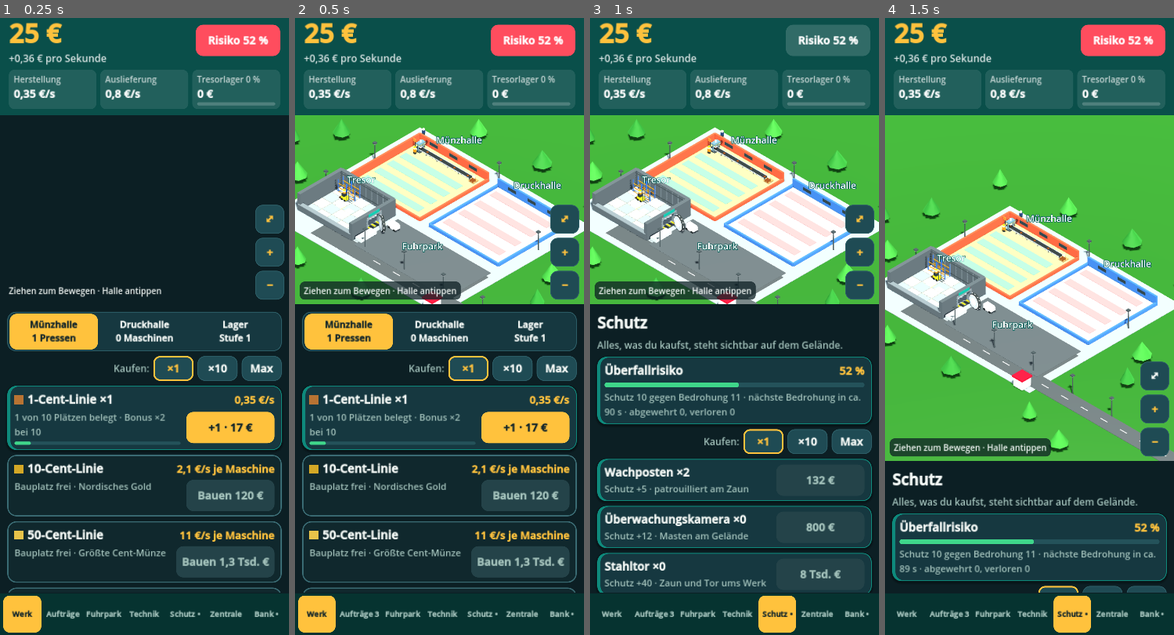
Above: before the commit, frames 1-4 (left to right).
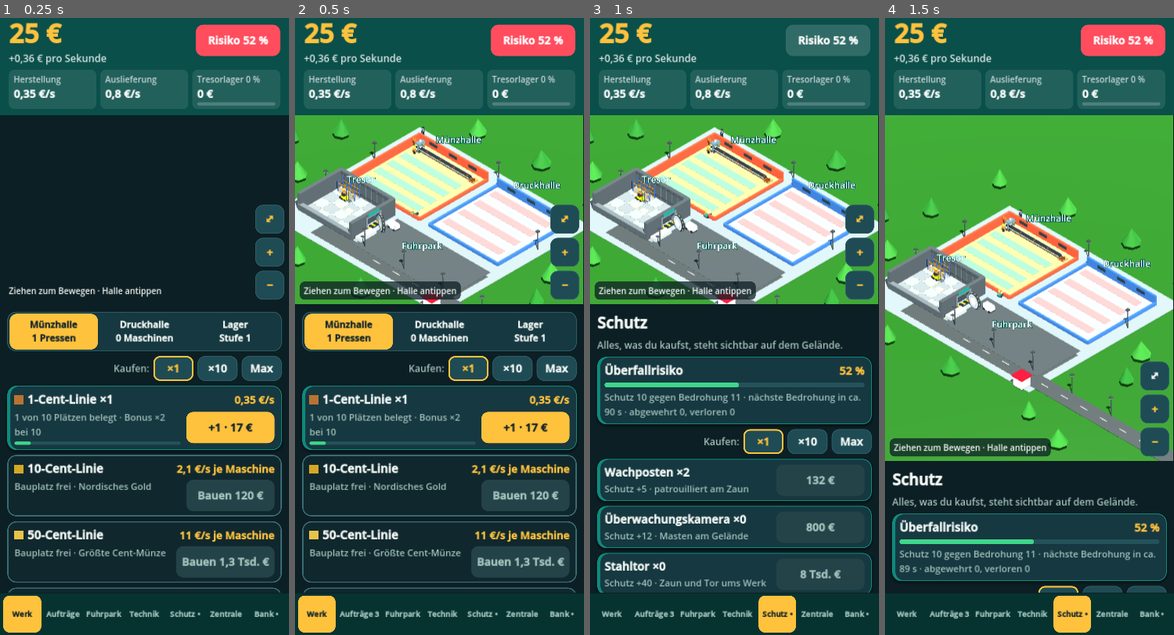
Above: after the commit, the same moments.

Repository: robertpahl1987-creator/bundesbank-idle
Game: Godot game, scene res://main.tscn
The game is run twice, just before and just after one commit, with the same random seed, the same clock (stepped at 60 frames per second) and the same inputs.
Inputs:
- Up to frame 1 (0.25 s): no input
- Up to frame 2 (0.5 s): no input
- Up to frame 3 (1 s): click "Risiko 52 %" at 0.5 s
- Up to frame 4 (1.5 s): click "⤢" at 1.25 s

Frame 1 is identical in both runs. In frame 2, 3.0% of the frame differs, in the area x 0-100%, y 15-47%; in frame 3, 3.0%; in frame 4, 3.5%, in the area x 0-100%, y 15-72%.

Commit message:
Schärfere Grafik und sichtbarer Fortschritt
- 3D in voller Bildschirmauflösung, Grafikstufe Ultra (4x MSAA, feine Schatten)
- Mauer in 4 Ausbaustufen (Zaun, Betonmauer, Stacheldraht + Wachtürme, Suchscheinwerfer)
- Realistischere Kameras und Figuren (Beine, Arme, Gesicht, Uniformen)
- Elektro-Wagen bringen das Geld von den Hallen zum Tresor

Co-Authored-By: Claude Opus 5.5 <noreply@anthropic.com>
Claude-Session: https://claude.ai/code/session_017FzJGnvAkc8ZWZi8Mp49PX

Diff:
--- a/godot/main.gd
+++ b/godot/main.gd
@@ -241,6 +241,29 @@
 	l_update.text = "Das direkte Update hat nicht geklappt. Tippe auf „Im Browser laden“ – danach die Datei öffnen und installieren."
 	upd_browser.visible = true
 var world_big := false
+var world_svc: SubViewportContainer
+
+const GFX_NAMES := ["Sparsam", "Hoch", "Ultra"]
+const GFX_RES := [0.5, 0.8, 1.0]
+
+## Das 3D-Werk in der echten Pixel-Auflösung des Handys zeichnen (statt hochskaliert)
+func update_world_res() -> void:
+	if world_svc == null or world == null:
+		return
+	var sc: float = get_viewport().get_final_transform().get_scale().x
+	if sc <= 0.0:
+		sc = 1.0
+	var q: float = GFX_RES[clamp(int(S.get("gfx", 2)), 0, 2)]
+	var f: float = max(sc * q, 0.5)
+	var px := Vector2i(max(1, int(world_box.size.x * f)), max(1, int(world_box.size.y * f)))
+	var sv: SubViewport = world.get_viewport()
+	sv.size = px
+	world_svc.size = Vector2(px)
+	world_svc.scale = Vector2.ONE / f
+	world_svc.position = Vector2.ZERO
+	var g := int(S.get("gfx", 2))
+	sv.msaa_3d = [Viewport.MSAA_DISABLED, Viewport.MSAA_2X, Viewport.MSAA_4X][clamp(g, 0, 2)]
+	sv.screen_space_aa = Viewport.SCREEN_SPACE_AA_DISABLED
 
 # ---------------------------------------------------------------- Zustand
 func now() -> float:
@@ -250,7 +273,7 @@
 	return {cash=25.0, stock=0.0, lv=0, total=0.0, life=0.0, l={"c1": 1}, v={"v1": 1}, t={}, f={}, g={"g1": 2},
 		rep=0, next=90.0, warn=0.0, gang=0, won=0, lost=0, log=[], ts=now(), mig1=1, orders=[], odone=0,
 		mgr={}, auto={}, sites={}, shred=0, gold=0, zins=2, fx=[], gt=0.0, ev_next=240.0, ev_cur="", daily_day=0, streak=0,
-		box_ts=0.0, ach={}, coins=[], fakes=0, gfx=1, hunt_next=60.0, escort=0, museum=0, amb_next=300.0, comm_next=300.0}
+		box_ts=0.0, ach={}, coins=[], fakes=0, gfx=2, hunt_next=60.0, escort=0, museum=0, amb_next=300.0, comm_next=300.0}
 
 func load_game() -> void:
 	S = blank()
@@ -834,12 +857,16 @@
 	bold_font.base_font = base
 	bold_font.variation_embolden = 0.9
 	load_game()
+	if not S.has("gfx_v3"):
+		S["gfx"] = 2
+		S["gfx_v3"] = 1
 	if not S.has("mig1"):
 		S["g"]["g1"] = max(cnt("g", "g1"), 2)
 		S["mig1"] = 1
 	if OS.has_environment("BB_VIEW"):
 		view = OS.get_environment("BB_VIEW")
 	build_ui()
+	call_deferred("update_world_res")
 	offline_catchup()
 	render()
 	http = HTTPRequest.new()
@@ -940,7 +967,7 @@
 	wframe += 1
 	if scroll_quiet < 0.35:
 		sv.render_target_update_mode = SubViewport.UPDATE_DISABLED
-	elif int(S.get("gfx", 1)) == 1 or wframe % 2 == 0:
+	elif int(S.get("gfx", 2)) >= 1 or wframe % 2 == 0:
 		sv.render_target_update_mode = SubViewport.UPDATE_ONCE
 	else:
 		sv.render_target_update_mode = SubViewport.UPDATE_DISABLED
@@ -1129,14 +1156,15 @@
 	world_box.custom_minimum_size = Vector2(0, 470)
 	world_box.clip_contents = true
 	root.add_child(world_box)
-	var svc := SubViewportContainer.new()
-	svc.stretch = true
-	svc.set_anchors_preset(Control.PRESET_FULL_RECT)
+	world_svc = SubViewportContainer.new()
+	var svc := world_svc
+	svc.stretch = false
 	world_box.add_child(svc)
 	var sv := SubViewport.new()
 	sv.msaa_3d = Viewport.MSAA_2X
 	sv.name = "WorldViewport"
 	svc.add_child(sv)
+	world_box.resized.connect(update_world_res)
 	world = preload("res://world.gd").new()
 	world.main = self
 	sv.add_child(world)
@@ -1646,10 +1674,11 @@
 	lg.size_flags_horizontal = Control.SIZE_EXPAND_FILL
 	rg.add_child(lg)
 	lg.add_child(lbl("Grafik", 29, C_INK, true))
-	lg.add_child(lbl("Hoch: Schatten und Kantenglättung. Sparsam: läuft flüssiger auf älteren Handys.", 23, C_MUT, false, true))
-	rg.add_child(btn("Hoch" if int(S["gfx"]) == 1 else "Sparsam", func():
-		S["gfx"] = 0 if int(S["gfx"]) == 1 else 1
+	lg.add_child(lbl("Ultra: volle Bildschirmschärfe, 4-fache Kantenglättung, feine Schatten. Hoch: etwas weniger scharf, schneller. Sparsam: für ältere Handys.", 23, C_MUT, false, true))
+	rg.add_child(btn(GFX_NAMES[clamp(int(S["gfx"]), 0, 2)], func():
+		S["gfx"] = (int(S["gfx"]) + 2) % 3
 		world.apply_quality()
+		update_world_res()
 		save_game()
 		render(), "light", 200))
 
--- a/godot/world.gd
+++ b/godot/world.gd
@@ -41,7 +41,9 @@
 	parts.append("lv%d" % min(int(S["lv"]), 6))
 	for k in ["t8", "t11", "t12"]:
 		parts.append(k + str(int(main.has_flag("t", k))))
-	var caps := {"g1": 8, "g2": 8, "g3": 1, "g4": 1, "g5": 1, "g6": 3, "g7": 1, "g8": 4, "g9": 4, "g10": 1}
+	parts.append("wt%d" % wall_tier())
+	parts.append("cart%d" % cart_count())
+	var caps := {"g1": 8, "g2": 12, "g4": 1, "g5": 1, "g6": 3, "g7": 1, "g8": 4, "g9": 4, "g10": 1}
 	for k in caps.keys():
 		parts.append(k + str(min(cnt("g", k), caps[k])))
 	var tot := 0
@@ -191,13 +193,61 @@
 		var relief := C(r * 0.42, r * 0.42, h + 0.014, "#000000", x, y + 0.002, z, p, 16)
 		relief.material_override = metal(sp.ring, 0)
 
-func person(col: String, p: Node3D, helmet := false) -> Node3D:
+const SKIN := ["#f1c9a5", "#d9a77e", "#a8744f", "#f5d6bd"]
+const HAIR := ["#3b2a1e", "#1b1b1b", "#8a5a2b", "#c9a15a", "#5a3a22"]
+
+## Figur mit Beinen, Schuhen, Armen, Händen, Kopf, Haaren und Gesicht
+func person(col: String, p: Node3D, helmet := false, style := "") -> Node3D:
 	var g := Node3D.new()
-	B(0.34, 0.3, 0.24, "#2b3436", 0, 0.15, 0, g)
-	B(0.4, 0.5, 0.28, col, 0, 0.55, 0, g)
-	B(0.28, 0.28, 0.28, "#f1c9a5", 0, 0.95, 0, g)
-	if helmet:
-		B(0.32, 0.1, 0.32, "#ffd21a", 0, 1.13, 0, g)
+	var skin: String = SKIN[randi() % SKIN.size()]
+	var pants := "#2b3436"
+	if style == "guard" or style == "police":
+		pants = "#1c2a40"
+	elif style == "soldier":
+		pants = "#3f4a2a"
+	elif style == "manager":
+		pants = "#2a2f3a"
+	# Beine und Schuhe
+	B(0.13, 0.4, 0.15, pants, -0.08, 0.26, 0, g)
+	B(0.13, 0.4, 0.15, pants, 0.08, 0.26, 0, g)
+	B(0.14, 0.06, 0.21, "#141414", -0.08, 0.03, 0.03, g)
+	B(0.14, 0.06, 0.21, "#141414", 0.08, 0.03, 0.03, g)
+	# Oberkörper und Arme
+	B(0.36, 0.4, 0.22, col, 0, 0.66, 0, g)
+	B(0.1, 0.38, 0.12, col, -0.24, 0.65, 0, g)
+	B(0.1, 0.38, 0.12, col, 0.24, 0.65, 0, g)
+	B(0.09, 0.08, 0.1, skin, -0.24, 0.42, 0, g)
+	B(0.09, 0.08, 0.1, skin, 0.24, 0.42, 0, g)
+	B(0.36, 0.05, 0.23, "#1a1a1a", 0, 0.48, 0, g)
+	# Kopf, Gesicht
+	B(0.12, 0.06, 0.12, skin, 0, 0.89, 0, g)
+	B(0.25, 0.26, 0.24, skin, 0, 1.04, 0, g)
+	B(0.04, 0.035, 0.01, "#1a1a1a", -0.06, 1.06, 0.123, g)
+	B(0.04, 0.035, 0.01, "#1a1a1a", 0.06, 1.06, 0.123, g)
+	B(0.08, 0.02, 0.01, "#8a4a3a", 0, 0.98, 0.123, g)
+	match style:
+		"guard", "police":
+			B(0.27, 0.07, 0.27, "#16233a", 0, 1.2, 0, g)
+			B(0.27, 0.025, 0.1, "#16233a", 0, 1.17, 0.16, g)
+			B(0.37, 0.12, 0.23, "#ffd21a" if style == "police" else "#c9d2d5", 0, 0.72, 0.005, g)
+		"soldier":
+			B(0.29, 0.1, 0.29, "#3f4a2a", 0, 1.2, 0, g)
+			B(0.37, 0.3, 0.24, "#4b5a32", 0, 0.68, 0, g)
+		"manager":
+			B(0.27, 0.07, 0.25, HAIR[randi() % HAIR.size()], 0, 1.19, -0.01, g)
+			B(0.07, 0.3, 0.01, "#c8102e", 0, 0.68, 0.115, g)
+			B(0.37, 0.4, 0.2, "#2a2f3a", 0, 0.66, -0.02, g)
+		"robber":
+			B(0.27, 0.28, 0.26, "#111111", 0, 1.05, 0, g)
+			B(0.18, 0.05, 0.01, "#f1c9a5", 0, 1.07, 0.132, g)
+		_:
+			if helmet:
+				B(0.3, 0.1, 0.3, "#ffd21a", 0, 1.21, 0, g)
+				B(0.3, 0.02, 0.1, "#ffd21a", 0, 1.17, 0.17, g)
+				B(0.37, 0.04, 0.23, "#e8ecee", 0, 0.75, 0.003, g)
+				B(0.37, 0.04, 0.23, "#e8ecee", 0, 0.62, 0.003, g)
+			else:
+				B(0.27, 0.07, 0.25, HAIR[randi() % HAIR.size()], 0, 1.19, -0.01, g)
 	p.add_child(g)
 	return g
 
@@ -302,7 +352,7 @@
 	label3d("Tresor", -10, 4.4, 4.0)
 	label3d("Fuhrpark", 6, 2.4, 7.5)
 	for i in range(3):
-		var r := person("#222831", self)
+		var r := person("#222831", self, false, "robber")
 		r.visible = false
 		robbers.append(r)
 	beacon = MeshInstance3D.new()
@@ -473,6 +523,7 @@
 	build_extras()
 	build_security()
 	build_fleet()
+	build_carts()
 	var tb := Time.get_ticks_usec()
 	var nodes_before := dyn.get_child_count()
 	var skip := {}
@@ -662,6 +713,69 @@
 				B(0.5, 0.15, 0.4, col, bx2, pos.y + 0.2 + lay * 0.16, bz2, p)
 				B(0.12, 0.152, 0.402, "#f4f1e6", bx2, pos.y + 0.2 + lay * 0.16, bz2, p)
 		B(1.08, 0.04, 0.06, "#ffffff", pos.x, pos.y + 0.54, pos.z, p)
+
+## Elektro-Wagen bringen das hergestellte Geld von den Hallen zum Tresor
+const CART_COIN := [[-2.4, 0.2], [-2.4, 2.3], [-2.6, 7.0], [-3.9, 7.0]]
+const CART_NOTE := [[2.6, 1.6], [2.6, 2.3], [-2.4, 2.3], [-2.6, 7.0], [-3.9, 7.0]]
+
+func cart_count() -> int:
+	var p: float = main.prod()
+	if p <= 0.0:
+		return 0
+	return clamp(1 + int(log(p + 1.0) / log(10.0)), 1, 6)
+
+func build_carts() -> void:
+	anim["carts"] = []
+	var n := cart_count()
+	var has_note := false
+	for l in main.LINES:
+		if l.get("note", false) and cnt("l", l.id) > 0:
+			has_note = true
+	for j in range(n):
+		var note := has_note and j % 2 == 1
+		var cart := Node3D.new()
+		dyn.add_child(cart)
+		var body := Node3D.new()
+		cart.add_child(body)
+		B(1.0, 0.12, 0.6, "#3a4448", 0, 0.32, 0, body)
+		B(0.3, 0.42, 0.56, "#0e8a7c" if not note else "#3d6fb0", 0.42, 0.5, 0, body)
+		B(0.05, 0.05, 0.56, "#d9e0e3", 0.6, 0.62, 0, body)
+		for w in [[-0.32, 0.3], [0.32, 0.3], [-0.32, -0.3], [0.32, -0.3]]:
+			var wm := C(0.11, 0.11, 0.08, "#141414", w[0], 0.14, w[1], body, 8)
+			wm.rotation.x = PI / 2
+		var dr := person("#ff7a1a" if not note else "#3f6fb5", body, true)
+		dr.position = Vector3(0.42, 0.25, 0)
+		dr.scale = Vector3(0.8, 0.8, 0.8)
+		merge_deep(body)
+		var cargo := Node3D.new()
+		cart.add_child(cargo)
+		if note:
+			for k in range(4):
+				B(0.28, 0.14, 0.22, ["#5b8fd0", "#6fae8f", "#e09a3a", "#9aa3a8"][k], -0.32 + (k % 2) * 0.3, 0.46 + int(k / 2) * 0.15, 0.0, cargo)
+		else:
+			for k in range(3):
+				var sk := sphere(0.16, "#c9b48a", -0.38 + k * 0.26, 0.52, 0.0, cargo)
+				sk.scale = Vector3(1, 1.2, 1)
+		merge_deep(cargo)
+		anim.carts.append({n = cart, cargo = cargo, path = CART_NOTE if note else CART_COIN, ph = float(j) / max(1, n)})
+
+func path_pos(path: Array, u: float) -> Array:
+	var total := 0.0
+	var ls := []
+	for i in range(path.size() - 1):
+		var l := Vector2(path[i + 1][0] - path[i][0], path[i + 1][1] - path[i][1]).length()
+		ls.append(l)
+		total += l
+	var d := u * total
+	for i in range(ls.size()):
+		if d <= ls[i]:
+			var a: Array = path[i]
+			var b: Array = path[i + 1]
+			var f: float = d / ls[i]
+			return [a[0] + (b[0] - a[0]) * f, a[1] + (b[1] - a[1]) * f, atan2(-(b[1] - a[1]), b[0] - a[0])]
+		d -= ls[i]
+	var e: Array = path[path.size() - 1]
+	return [e[0], e[1], 0.0]
 
 func build_extras() -> void:
 	var S: Dictionary = main.S
@@ -740,32 +854,121 @@
 	for id in mpos.keys():
 		if S["mgr"].get(id, false):
 			var mp: Array = mpos[id]
-			var pm := person("#f4f5f2", dyn)
+			var pm := person("#f4f5f2", dyn, false, "manager")
 			B(0.08, 0.32, 0.02, "#c8102e", 0, 0.6, 0.15, pm)
 			B(0.42, 0.2, 0.3, "#2b3436", 0, 0.22, 0, pm)
 			pm.position = Vector3(mp[0], 0.15, mp[1])
 
+func wall_tier() -> int:
+	var g3 := cnt("g", "g3")
+	if g3 >= 30:
+		return 4
+	if g3 >= 15:
+		return 3
+	if g3 >= 5:
+		return 2
+	if g3 >= 1:
+		return 1
+	return 0
+
+## Mauer-Abschnitte (Start, Ende) rund ums Werk, mit Lücke für das Tor
+const WALL_SEGS := [[-17.6, -15.6, 17.6, -15.6], [-17.6, -15.6, -17.6, 15.6], [-17.6, 15.6, 17.6, 15.6], [17.6, -15.6, 17.6, 11.2], [17.6, 14.4, 17.6, 15.6]]
+
+func wall_piece(x1: float, z1: float, x2: float, z2: float, h: float, th: float, col: String, y0 := 0.1) -> void:
+	var dx := x2 - x1
+	var dz := z2 - z1
+	var L: float = max(abs(dx), abs(dz))
+	if abs(dx) > abs(dz):
+		B(L + th, h, th, col, (x1 + x2) / 2.0, y0 + h / 2.0, z1, dyn)
+	else:
+		B(th, h, L + th, col, x1, y0 + h / 2.0, (z1 + z2) / 2.0, dyn)
+
+func build_wall(wt: int) -> void:
+	for sg in WALL_SEGS:
+		var x1: float = sg[0]
+		var z1: float = sg[1]
+		var x2: float = sg[2]
+		var z2: float = sg[3]
+		var L: float = max(abs(x2 - x1), abs(z2 - z1))
+		var horiz: bool = abs(x2 - x1) > abs(z2 - z1)
+		if wt == 1:
+			# Maschendrahtzaun: Pfosten + Drähte
+			var k := 0.0
+			while k <= L + 0.01:
+				var px: float = x1 + (k if horiz else 0.0)
+				var pz: float = z1 + (0.0 if horiz else k)
+				C(0.05, 0.05, 1.5, "#7d878c", px, 0.85, pz, dyn, 6)
+				k += 2.5
+			for y in [0.4, 0.8, 1.2, 1.55]:
+				wall_piece(x1, z1, x2, z2, 0.03, 0.03, "#aab3b8", y)
+		else:
+			var h := 1.6 if wt == 2 else 2.4
+			var col := "#c9c2b4" if wt == 2 else "#a9a397"
+			wall_piece(x1, z1, x2, z2, h, 0.35, col)
+			wall_piece(x1, z1, x2, z2, 0.12, 0.45, "#8a8478", h + 0.1)
+			var k2 := 0.0
+			while k2 <= L + 0.01:
+				var qx: float = x1 + (k2 if horiz else 0.0)
+				var qz: float = z1 + (0.0 if horiz else k2)
+				B(0.5, h + 0.15, 0.5, "#b3ad9f", qx, (h + 0.15) / 2.0 + 0.1, qz, dyn)
+				k2 += 4.0
+			if wt >= 3:
+				# Stacheldraht oben
+				var bw := C(0.12, 0.12, L, "#9aa3a8", (x1 + x2) / 2.0, h + 0.35, (z1 + z2) / 2.0, dyn, 6)
+				if horiz:
+					bw.rotation.z = PI / 2
+				else:
+					bw.rotation.x = PI / 2
+			if wt >= 4:
+				wall_piece(x1, z1, x2, z2, 0.15, 0.37, "#c8102e", h * 0.5)
+	# Tor
+	anim.gate = B(0.3, 1.6 if wt >= 2 else 1.3, 3.2, "#3d4a52", 17.6, 0.9, 12.8, dyn)
+	if wt >= 2:
+		B(0.6, 2.6, 0.6, "#8a8478", 17.6, 1.4, 10.9, dyn)
+		B(0.6, 2.6, 0.6, "#8a8478", 17.6, 1.4, 14.7, dyn)
+	# Wachtürme an den Ecken
+	if wt >= 3:
+		for c in [[-17.6, -15.6], [17.6, -15.6], [-17.6, 15.6], [17.6, 15.6]]:
+			for o in [[-0.5, -0.5], [0.5, -0.5], [-0.5, 0.5], [0.5, 0.5]]:
+				B(0.14, 4.0, 0.14, "#5a6163", c[0] + o[0], 2.1, c[1] + o[1], dyn)
+			B(1.6, 0.12, 1.6, "#5a6163", c[0], 4.1, c[1], dyn)
+			B(1.5, 0.9, 1.5, "#d9d2c2", c[0], 4.6, c[1], dyn)
+			B(1.3, 0.35, 1.52, "#2a3a40", c[0], 4.75, c[1], dyn)
+			B(1.8, 0.12, 1.8, "#c8102e", c[0], 5.12, c[1], dyn)
+			if wt >= 4:
+				var sl := B(0.35, 0.3, 0.35, "#fff2c0", c[0], 5.35, c[1], dyn)
+				sl.material_override = lamp_mat
+
 func build_security() -> void:
 	var g3 := cnt("g", "g3")
-	if g3 > 0:
-		B(35, 1, 0.12, "#9aa3a8", 0, 0.6, -15.6, dyn, 0.85)
-		B(0.12, 1, 31.2, "#9aa3a8", -17.6, 0.6, 0, dyn, 0.85)
-		B(0.12, 1, 26.4, "#9aa3a8", 17.6, 0.6, -2.4, dyn, 0.85)
-		B(35, 1, 0.12, "#9aa3a8", 0, 0.6, 15.6, dyn, 0.85)
-		anim.gate = B(0.3, 1.3, 3, "#3d4a52", 17.6, 0.75, 12.8, dyn)
+	var wt := wall_tier()
+	if wt > 0:
+		build_wall(wt)
 	var g1 := cnt("g", "g1")
 	if g1 > 0:
 		B(1.8, 1.6, 1.8, "#efe7d4", 15.5, 0.9, 15, dyn)
 		B(2.1, 0.25, 2.1, "#c8102e", 15.5, 1.8, 15, dyn)
 	var ng: int = min(g1, 8)
 	for j in range(ng):
-		anim.guards.append({p = person("#1f3a5f", dyn), u = float(j) / ng})
-	var cams := [[-17, -15], [17, -15], [-17, 15], [17, 11], [0, -15], [0, 2.4], [-17, 0], [17, 0]]
-	for j in range(min(cnt("g", "g2"), 8)):
+		anim.guards.append({p = person("#1f3a5f", dyn, false, "guard"), u = float(j) / ng})
+	var cams := [[-16.8, -14.8], [16.8, -14.8], [-16.8, 14.8], [16.6, 10.6], [0, -14.8], [-3.6, 2.2], [-16.8, 0], [16.8, 0], [-4.2, 11.6], [8, 2.2], [-8, -12.6], [8, -12.6]]
+	for j in range(min(cnt("g", "g2"), 12)):
 		var x: float = cams[j][0]
 		var z: float = cams[j][1]
-		C(0.08, 0.1, 3, "#5a6163", x, 1.5, z, dyn, 6)
-		anim.cams.append(B(0.6, 0.3, 0.3, "#e8ecee", x, 3.05, z, dyn))
+		C(0.07, 0.09, 3.2, "#4a5257", x, 1.6, z, dyn, 8)
+		B(0.12, 0.12, 0.5, "#4a5257", x, 3.15, z + 0.2, dyn)
+		var head := Node3D.new()
+		head.position = Vector3(x, 3.05, z + 0.4)
+		dyn.add_child(head)
+		B(0.26, 0.24, 0.55, "#eef1f2", 0, 0, 0.12, head)
+		B(0.32, 0.04, 0.62, "#d0d6d9", 0, 0.14, 0.12, head)
+		var lens := C(0.08, 0.08, 0.06, "#101418", 0, 0, 0.42, head, 10)
+		lens.rotation.x = PI / 2
+		var led := B(0.04, 0.04, 0.02, "#ff2030", 0.09, 0.07, 0.4, head)
+		led.material_override = mat("#ff2030", 1.0, true)
+		head.rotation.x = 0.35
+		merge_deep(head)
+		anim.cams.append(head)
 	beacon.visible = cnt("g", "g4") > 0
 	if cnt("g", "g5") > 0:
 		for k in range(4):
@@ -783,12 +986,12 @@
 	if cnt("g", "g7") > 0:
 		B(2.6, 1.3, 1.2, "#1d2326", 21, 0.8, 16, dyn)
 		for j in range(3):
-			person("#1d2326", dyn).position = Vector3(19 + j * 0.7, 0.1, 17.5)
+			person("#1d2326", dyn, false, "guard").position = Vector3(19 + j * 0.7, 0.1, 17.5)
 	if cnt("g", "g8") > 0:
 		B(3, 1.4, 1.3, "#4b5a32", 24, 0.85, 9.6, dyn)
 		B(1.2, 1, 1.3, "#4b5a32", 26, 0.65, 9.6, dyn)
 		for j in range(min(cnt("g", "g8"), 4)):
-			person("#4b5a32", dyn).position = Vector3(19.5 + j * 0.8, 0.1, 14.4)
+			person("#4b5a32", dyn, false, "soldier").position = Vector3(19.5 + j * 0.8, 0.1, 14.4)
 	for j in range(min(cnt("g", "g9"), 4)):
 		var d := Node3D.new()
 		B(0.6, 0.15, 0.6, "#2b3436", 0, 0, 0, d)
@@ -1046,11 +1249,11 @@
 		collect_meshes(c, out)
 
 func apply_quality() -> void:
-	var high: bool = int(main.S.get("gfx", 1)) == 1
-	sun.shadow_enabled = high
-	var vp := get_viewport()
-	if vp is SubViewport:
-		vp.msaa_3d = Viewport.MSAA_2X if high else Viewport.MSAA_DISABLED
+	var g: int = int(main.S.get("gfx", 2))
+	sun.shadow_enabled = g >= 1
+	sun.directional_shadow_max_distance = 75.0 if g == 2 else 110.0
+	sun.shadow_blur = 0.6 if g == 2 else 1.0
+	RenderingServer.directional_shadow_atlas_set_size(4096 if g == 2 else 2048, true)
 
 # ---------------------------------------------------------------- Kamera & Eingabe
 func fit() -> void:
@@ -1186,6 +1389,15 @@
 		var u := fposmod(t * 0.04, 1.0)
 		anim.plane.position = Vector3(-40 + u * 90, 12, -30 + u * 50)
 		anim.plane.rotation.y = -atan2(50, 90)
+	if anim.has("carts"):
+		for c in anim.carts:
+			var u := fposmod(t * 0.045 + c.ph, 1.0)
+			var going := u < 0.5
+			var f: float = u * 2.0 if going else (1.0 - u) * 2.0
+			var pp := path_pos(c.path, f)
+			c.n.position = Vector3(pp[0], 0.05, pp[1])
+			c.n.rotation.y = pp[2] if going else pp[2] + PI
+			c.cargo.visible = going
 	if anim.has("vdoor") and is_instance_valid(anim.vdoor):
 		var target := 0.0 if main.S["warn"] > 0.0 else 1.45
 		anim.vdoor.rotation.y = lerp(anim.vdoor.rotation.y, target, min(1.0, 0.04 * 60.0 * get_process_delta_time()))
@@ -1201,11 +1413,11 @@
 	var night := 0.0
 	if ph > 0.55:
 		night = clamp((ph - 0.55) / 0.08, 0.0, 1.0) * clamp((1.0 - ph) / 0.05, 0.0, 1.0)
-	sun.light_energy = lerp(0.95, 0.12, night)
+	sun.light_energy = lerp(0.82, 0.12, night)
 	sun.light_color = Color("#fff4df").lerp(Color("#8fa8ff"), night)
 	env.background_color = Color("#7ec8e3").lerp(Color("#0b1530"), night)
 	env.ambient_light_color = Color("#d8ecff").lerp(Color("#4a5ea8"), night)
-	env.ambient_light_energy = lerp(0.32, 0.22, night)
+	env.ambient_light_energy = lerp(0.27, 0.2, night)
 	lamp_mat.emission_energy_multiplier = night * 3.0
 	win_mat.emission_energy_multiplier = night * 2.5
 	var al: bool = main.S["warn"] > 0.0
